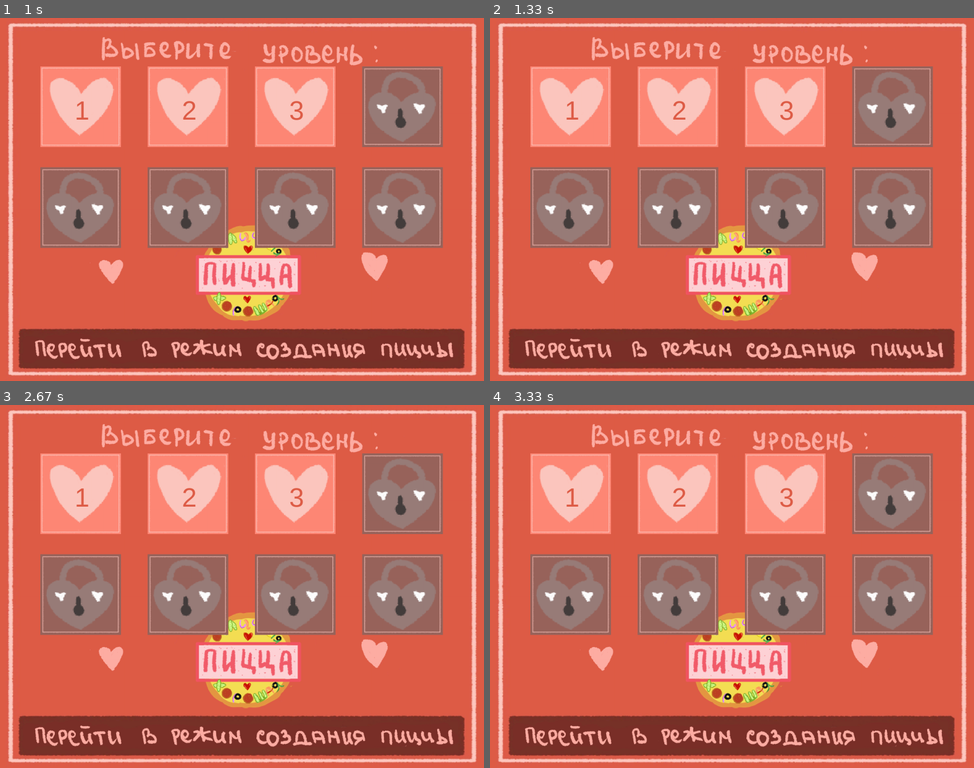
Above: before the commit, frames 1-4 (two rows, left to right).
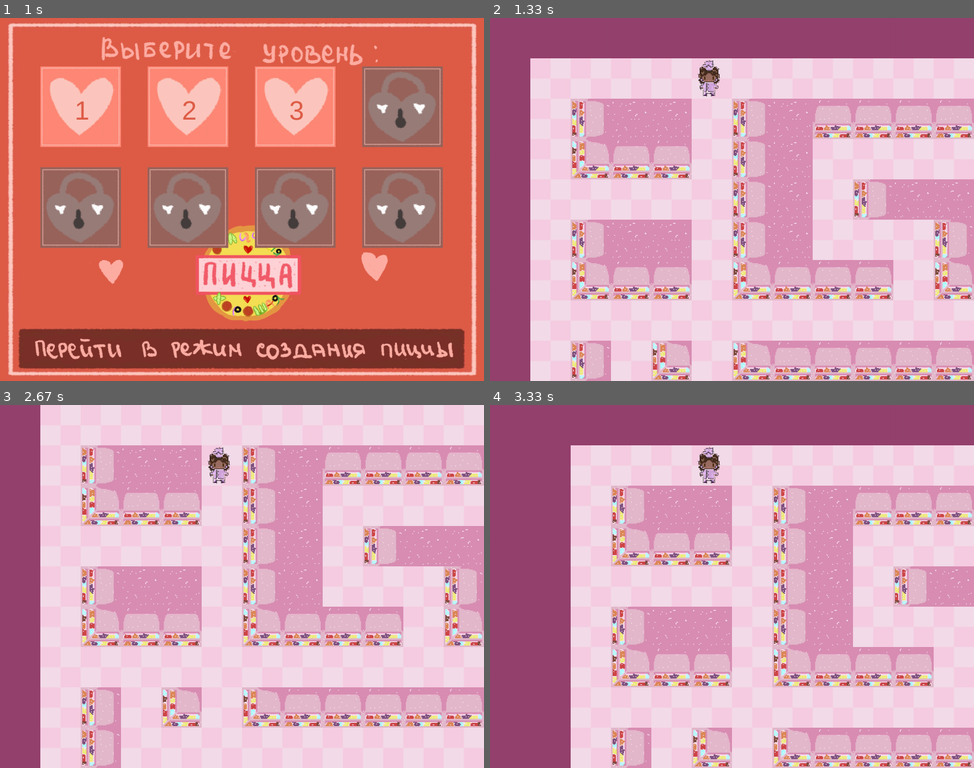
Above: after the commit, the same moments.

Repository: KsenyaShestakova/pygame_project
Game: pygame game, started from 1.py
The game is run twice, just before and just after one commit, with the same random seed, the same clock (stepped at 60 frames per second) and the same inputs.
Inputs (mouse positions are in pixels of both pictures, inside the frame that each line leads up to):
- Up to frame 1 (1 s): click (353, 148) at 0.38 s; hold Right from 0.67 s (still down)
- Up to frame 2 (1.33 s): release Right at 1.13 s; click (572, 105) at 1.22 s
- Up to frame 3 (2.67 s): hold D 1.5-1.8 s; hold Up 1.5-1.8 s; move the mouse to (246, 608) at 1.53 s; hold Esc 1.83-2.13 s; hold Up 1.83-2.13 s; click (82, 492) at 2.22 s; tap S at 2.5 s
- Up to frame 4 (3.33 s): hold A 2.83-3.13 s; hold Up 2.83-3.13 s; tap A at 3.17 s

Frame 1 is identical in both runs. In frame 2, 99% of the frame differs, in the area x 0-100%, y 0-100%; in frame 3, 98%; in frame 4, 99%.

Commit message:
Уровни открываются, осталась работа с картой - выход

Diff:
--- a/1.py
+++ b/1.py
@@ -3,7 +3,7 @@
 import pygame
 from load_img import load_image
 from file_with_const import size, HEIGHT, WIDTH, \
-    all_sprites, btns, settings_spr, tiles_group, player_group, terminate
+    all_sprites, btns, settings_spr, tiles_group, player_group, terminate, menu_running
 from buttons import Buttons
 from menu import menu
 from story import story
@@ -208,31 +208,39 @@
 
 if start_screen(screen) == 'new game':
     story(screen)
-level = menu(screen)
-print(level)
-
-level_map = load_level(levels[level])
-player, max_x, max_y = generate_level(level_map)
-
-running = True
-while running:
-    for event in pygame.event.get():
-        if event.type == pygame.QUIT:
-            running = False
-        if event.type == pygame.KEYDOWN:
-            if event.key == pygame.K_w or event.key == pygame.K_UP:
-                move(player, 'up')
-            elif event.key == pygame.K_s or event.key == pygame.K_DOWN:
-                move(player, "down")
-            elif event.key == pygame.K_a or event.key == pygame.K_LEFT:
-                move(player, "left")
-            elif event.key == pygame.K_d or event.key == pygame.K_RIGHT:
-                move(player, "right")
-    screen.fill('black')
-    camera.update(player)
-    tiles_group.draw(screen)
-    player_group.draw(screen)
-    pygame.display.flip()
-    clock.tick(FPS)
+
+while menu_running:
+    level = menu(screen)
+    print(level)
+
+    level_map = load_level(levels[level])
+    player, max_x, max_y = generate_level(level_map)
+
+    running = True
+    while running:
+        for event in pygame.event.get():
+            if event.type == pygame.QUIT:
+                running = False
+            if event.type == pygame.KEYDOWN:
+                if event.key == pygame.K_w or event.key == pygame.K_UP:
+                    move(player, 'up')
+                elif event.key == pygame.K_s or event.key == pygame.K_DOWN:
+                    move(player, "down")
+                elif event.key == pygame.K_a or event.key == pygame.K_LEFT:
+                    move(player, "left")
+                elif event.key == pygame.K_d or event.key == pygame.K_RIGHT:
+                    move(player, "right")
+                elif event.key == pygame.K_ESCAPE:
+                    running = False
+                    player.kill()
+        screen.fill('black')
+        camera.update(player)
+        tiles_group.draw(screen)
+        player_group.draw(screen)
+        pygame.display.flip()
+        clock.tick(FPS)
+
+
+
 pygame.display.quit()
 pygame.quit()
--- a/file_with_const.py
+++ b/file_with_const.py
@@ -14,6 +14,7 @@
 settings_spr = pygame.sprite.Group()
 btns = pygame.sprite.Group()
 
+menu_running = True
 
 def terminate():
     pygame.quit()
--- a/menu.py
+++ b/menu.py
@@ -23,20 +23,15 @@
                 terminate()
 
             elif event.type == pygame.KEYDOWN or event.type == pygame.MOUSEBUTTONDOWN:
-
+                """"if event.key == pygame.K_ESCAPE:
+                    terminate()"""
                 pass
-            lvl_btn.update(event)
+            for el in lvl_btn:
+                lvl = el.update(event)
+                if lvl:
+                    return lvl
         pygame.display.flip()
         clock.tick(FPS)
-"""     lvl1 = LevelBtn(COORDS[1], (WIDTH / 6, WIDTH / 6), 1, FIRST_LEVEL)
-        lvl2 = LevelBtn(COORDS[2], (WIDTH / 6, WIDTH / 6), 2, SECOND_LEVEL)
-        lvl3 = LevelBtn(COORDS[3], (WIDTH / 6, WIDTH / 6), 3, THIRD_LEVEL)
-        lvl4 = LevelBtn(COORDS[4], (WIDTH / 6, WIDTH / 6), 4, FOURTH_LEVEL)
-        lvl5 = LevelBtn(COORDS[5], (WIDTH / 6, WIDTH / 6), 5, FIFTH_LEVEL)
-        lvl6 = LevelBtn(COORDS[6], (WIDTH / 6, WIDTH / 6), 6, SIXTH_LEVEL)
-        lvl7 = LevelBtn(COORDS[7], (WIDTH / 6, WIDTH / 6), 7, SEVENTH_LEVEL)
-        lvl8 = LevelBtn(COORDS[8], (WIDTH / 6, WIDTH / 6), 8, EIGHT_LEVEL)
-    """
 
 
 def render_coords():
@@ -89,6 +84,7 @@
         try:
             if args and args[0].type == pygame.MOUSEBUTTONDOWN and \
                     self.rect.collidepoint(args[0].pos) and self.is_open:
+                print(self.number)
                 return self.number
             elif args and self.x <= pygame.mouse.get_pos()[0] <= self.x + self.width and \
                     self.y <= pygame.mouse.get_pos()[1] <= self.y + self.height:
